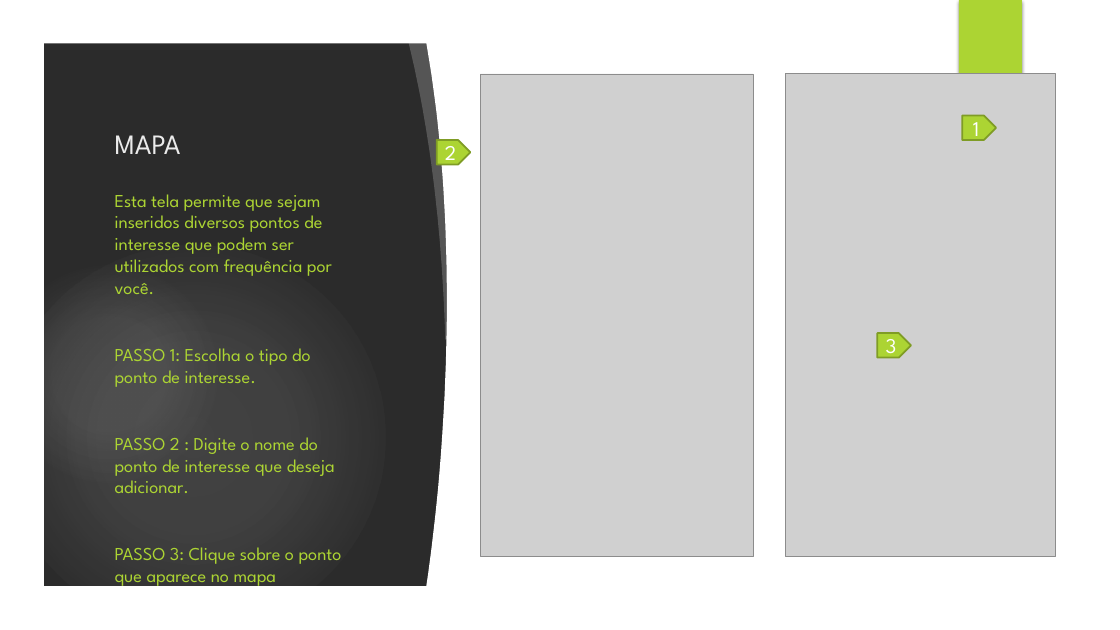
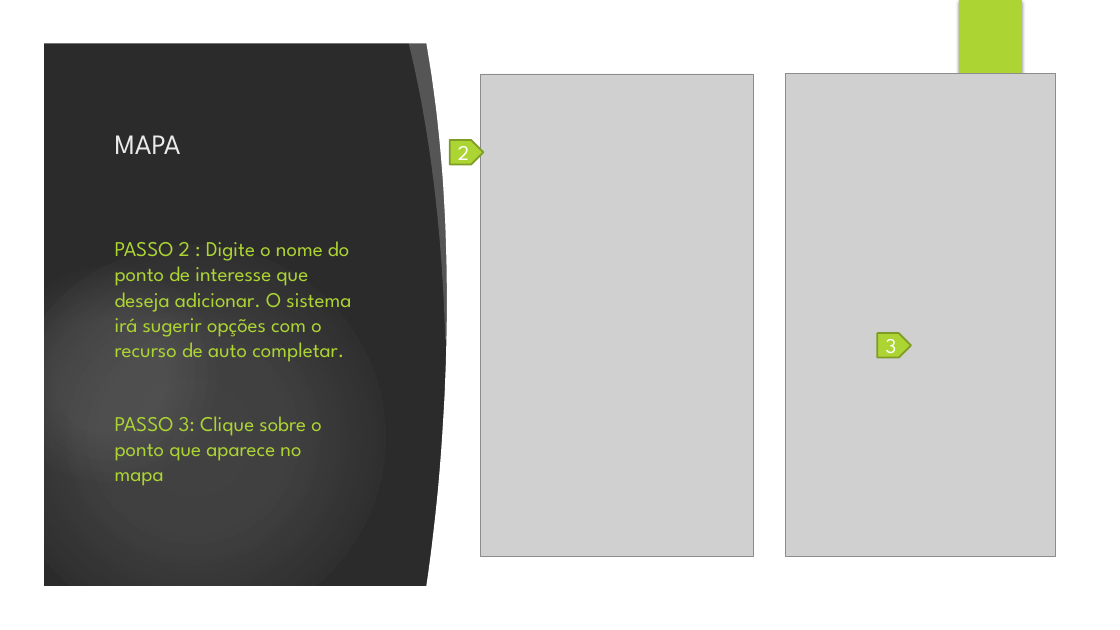
Before and after one commit to projeto-tour/app, a slide deck: slide 6 of documentacao/documentoweb2015/06-tutorial/Partiu!.pptx. Drawn at 1120x630 pixels with LibreOffice and Linux fonts; fonts in the diff are those of the drawing; grey boxes stand for pictures; background and template pictures are left out; a plain dark background stands for a picture behind light text. Boxes give left, top, right and bottom in pixels: in the first picture for what was removed or moved away, otherwise in the second. Text is boxed around its words. In the diff, an @@ line names an element or a change of style, - is before the commit and + after.

```diff
--- a/documentacao/documentoweb2015/06-tutorial/Partiu!.pptx
+++ b/documentacao/documentoweb2015/06-tutorial/Partiu!.pptx
@@ pentagon arrow removed at box(963, 116, 996, 140) @@
-1
@@ pentagon arrow "2": place and size @@
-pentagon arrow "2" at box(437, 140, 471, 165)
+pentagon arrow "2" at box(450, 140, 483, 165)
@@ text at box(115, 241, 351, 362): text changed; size 15.6 to 18 pt @@
-Esta tela permite que sejam inseridos diversos pontos de interesse que podem ser utilizados com frequência por você.
-PASSO 1: Escolha o tipo do ponto de interesse.
-PASSO 2 : Digite o nome do ponto de interesse que deseja adicionar.
+PASSO 2 : Digite o nome do ponto de interesse que deseja adicionar. O sistema irá sugerir opções com o recurso de auto completar.
@@ text at box(115, 416, 321, 486): size 15.6 to 18 pt in "PASSO 3: Clique sobre o ponto que ..." @@
```
Also in this commit, not shown: 8 other slides changed.
